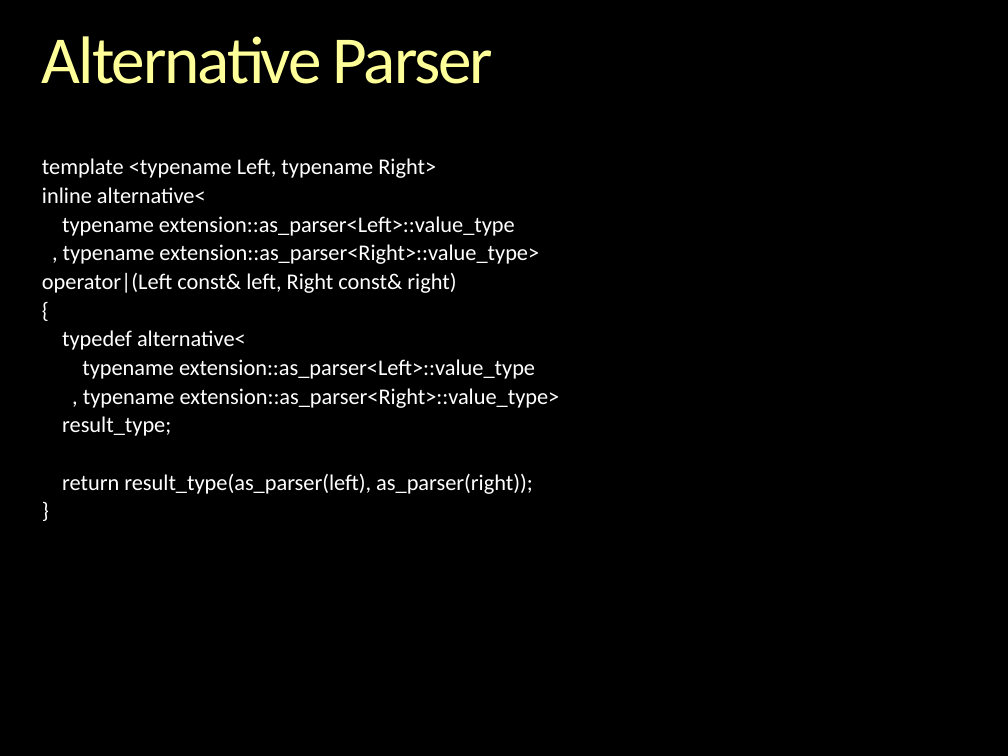
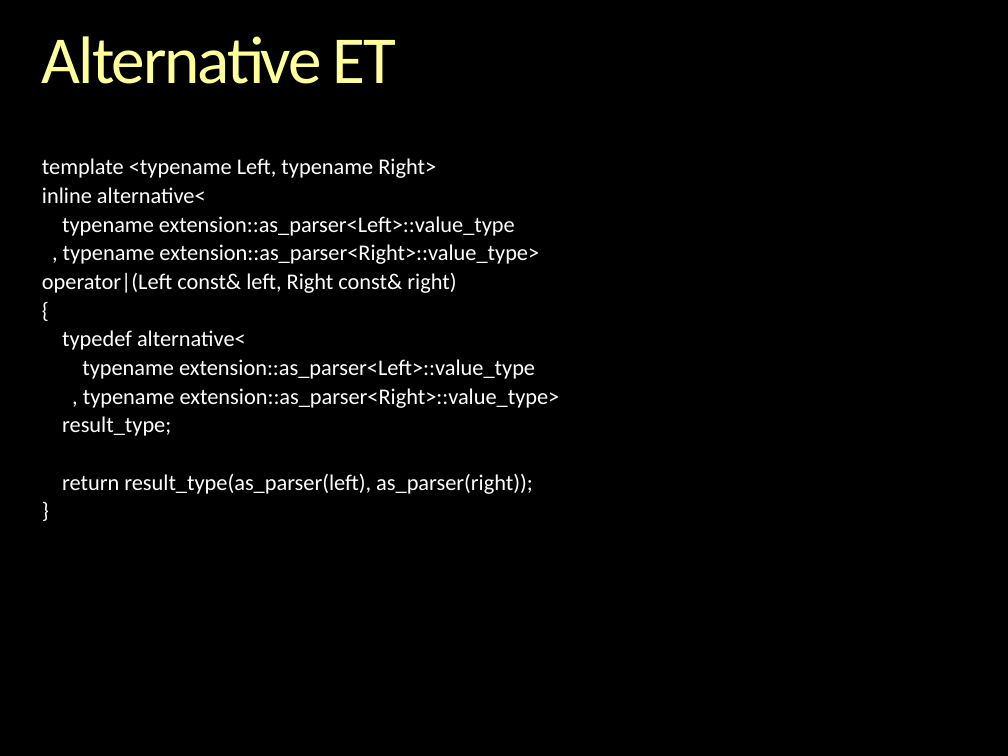
Before and after one commit to boostorg/spirit, a slide deck: slide 86 of libs/spirit/doc/cppnow_2013/Inside Spirit X3.pptx. Drawn at 1008x756 pixels with LibreOffice and Linux fonts; fonts in the diff are those of the drawing; background and template pictures are left out. Boxes give left, top, right and bottom in pixels: in the first picture for what was removed or moved away, otherwise in the second. Text is boxed around its words. In the diff, an @@ line names an element or a change of style, - is before the commit and + after.

Commit message:
presentation updates

```diff
--- a/libs/spirit/doc/cppnow_2013/Inside Spirit X3.pptx
+++ b/libs/spirit/doc/cppnow_2013/Inside Spirit X3.pptx
@@ title at box(42, 36, 396, 84): text changed @@
-Alternative Parser
+Alternative ET
```
Also in this commit, not shown: 6 other slides changed, 24 slides added, 1 other file.
